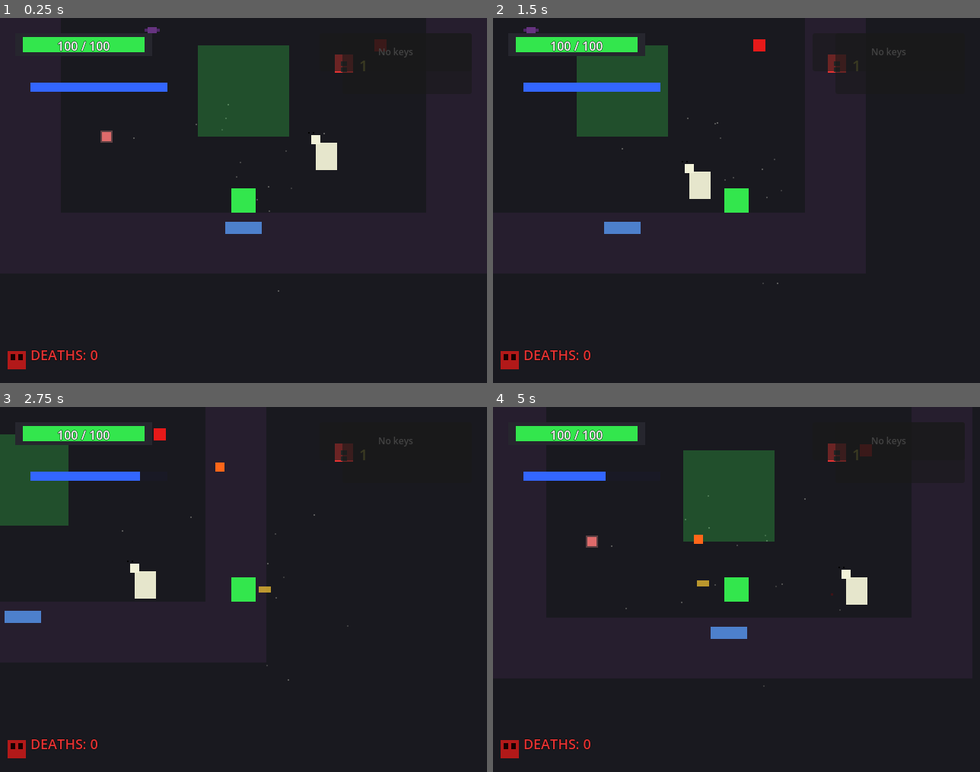
Above: before the commit, frames 1-4 (two rows, left to right).
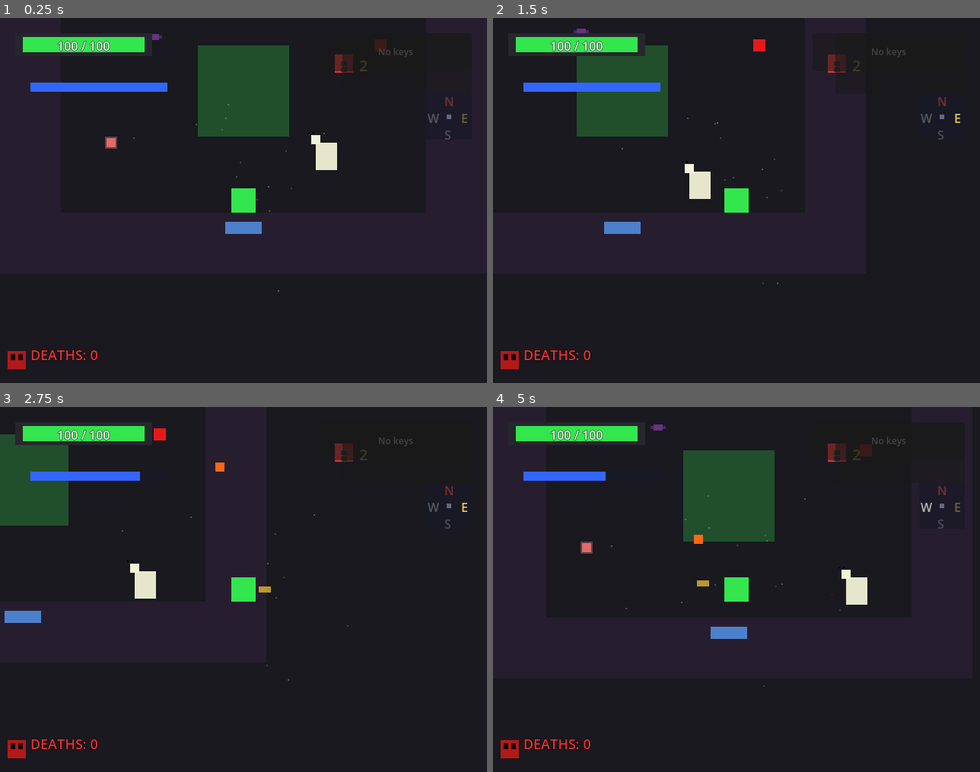
Above: after the commit, the same moments.

Repository: n8Develop/GODMACHINE
Game: Godot game, scene res://scenes/main.tscn
Same seed, same stepped clock (60 frames per second), same inputs: the game is played once before the commit and once after it.
Inputs (mouse positions are in pixels of both pictures, inside the frame that each line leads up to):
- Up to frame 1 (0.25 s): no input
- Up to frame 2 (1.5 s): move the mouse to (843, 182) at 0.52 s; hold D (move_right) 0.53-1.28 s; tap Space (attack) at 0.6, 1.35 s; move the mouse to (639, 218) at 1.27 s; hold S (move_down) from 1.28 s (still down)
- Up to frame 3 (2.75 s): move the mouse to (292, 509) at 2.02 s; release S (move_down) at 2.03 s; hold D (move_right) from 2.03 s (still down); tap Shift (cast_spell) at 2.1 s; tap Space (attack) at 2.3 s
- Up to frame 4 (5 s): move the mouse to (712, 662) at 2.77 s; release D (move_right) at 2.78 s; hold W (move_up) 2.78-3.53 s; tap Space (attack) at 2.85, 3.6, 4.55 s; move the mouse to (882, 644) at 3.52 s; hold A (move_left) from 3.53 s (still down); move the mouse to (590, 534) at 4.27 s; tap Shift (cast_spell) at 4.35 s

The runs differ from the first frame. In frame 1, 0.3% of the frame differs, in the area x 20-96%, y 2-36%; in frame 2, 0.2%; in frame 3, 0.1%; in frame 4, 0.3%.
Error before the commit: Parse Error: Cannot infer the type of "target" variable because the value doesn't have a set type. (res://scripts/enemy_bat.gd:85)

Commit message:
Cycle 172: inhabit hunger_whispers

Diff:
--- a/game/scripts/ambient_crow.gd
+++ b/game/scripts/ambient_crow.gd
@@ -63,7 +63,7 @@
 	add_child(player)
 
 func _physics_process(delta: float) -> void:
-	var player := get_tree().get_first_node_in_group("player") as Node2D
+	var player: Node2D = get_tree().get_first_node_in_group("player") as Node2D
 	if not player or not is_instance_valid(player):
 		return
 
--- a/game/scripts/enemy_bat.gd
+++ b/game/scripts/enemy_bat.gd
@@ -19,7 +19,7 @@
 @export var is_wraith: bool = false
 @export var wraith_trail_interval: float = 0.15
 
-@onready var health: HealthComponent = $HealthComponent
+@onready var health: Node = $HealthComponent
 
 var _swoop_timer: float = 0.0
 var _state: String = "patrol"
@@ -82,7 +82,7 @@
 		else:
 			_hover_time += delta
 			var hover_offset := Vector2(cos(_hover_time * 2.0), sin(_hover_time * 3.0)) * 20.0
-			var target := player.global_position + hover_offset + Vector2(0, -60)
+			var target: Vector2 = player.global_position + hover_offset + Vector2(0, -60)
 			var direction := global_position.direction_to(target)
 			velocity = direction * fly_speed
 
@@ -104,7 +104,7 @@
 
 	# Deal damage on contact
 	if distance <= 16.0:
-		var player_health := player.get_node_or_null("HealthComponent") as HealthComponent
+		var player_health := player.get_node_or_null("HealthComponent")
 		if player_health and player_health.can_take_damage():
 			player_health.take_damage(5)
 			_flash_contact()
@@ -142,7 +142,7 @@
 	_flash_timer += delta
 
 	if _charge_timer > 0.0:
-		var flash_rate := max(0.1, _charge_timer * 0.5)
+		var flash_rate: float = max(0.1, _charge_timer * 0.5)
 		if fmod(_flash_timer, flash_rate) < flash_rate * 0.5:
 			modulate = Color(1.5, 1.2, 0.8, 1.0)
 		else:
@@ -165,7 +165,7 @@
 		if body is Node2D:
 			var dist := global_position.distance_to(body.global_position)
 			if dist <= explode_radius:
-				var health_comp := body.get_node_or_null("HealthComponent") as HealthComponent
+				var health_comp := body.get_node_or_null("HealthComponent")
 				if health_comp:
 					health_comp.take_damage(explode_damage)
 
--- a/game/scripts/enemy_echo_shade.gd
+++ b/game/scripts/enemy_echo_shade.gd
@@ -22,7 +22,7 @@
 		health.died.connect(_on_died)
 
 func _physics_process(delta: float) -> void:
-	var player := get_tree().get_first_node_in_group("player") as Node2D
+	var player: Node2D = get_tree().get_first_node_in_group("player") as Node2D
 	if not player:
 		return
 
--- a/game/scripts/enemy_mimic.gd
+++ b/game/scripts/enemy_mimic.gd
@@ -10,7 +10,7 @@
 var _is_disguised: bool = true
 var _aggro: bool = false
 
-@onready var health: HealthComponent = $HealthComponent
+@onready var health: Node = $HealthComponent
 @onready var sprite: ColorRect = $Sprite
 
 func _ready() -> void:
@@ -25,7 +25,7 @@
 	if _chomp_timer > 0.0:
 		_chomp_timer -= delta
 
-	var player := get_tree().get_first_node_in_group("player") as Node2D
+	var player: Node2D = get_tree().get_first_node_in_group("player") as Node2D
 	if not player:
 		return
 
@@ -66,7 +66,7 @@
 	_play_reveal_sound()
 
 func _perform_chomp(player: Node2D) -> void:
-	var player_health := player.get_node_or_null("HealthComponent") as HealthComponent
+	var player_health := player.get_node_or_null("HealthComponent")
 	if player_health:
 		player_health.take_damage(chomp_damage)
 		_spawn_damage_number(player.global_position, chomp_damage)
--- a/game/scripts/enemy_skeleton_mage.gd
+++ b/game/scripts/enemy_skeleton_mage.gd
@@ -54,7 +54,7 @@
 	add_child(orb)
 
 func _physics_process(delta: float) -> void:
-	var player := get_tree().get_first_node_in_group("player") as Node2D
+	var player: Node2D = get_tree().get_first_node_in_group("player") as Node2D
 	if not player:
 		return
 
--- a/game/scripts/enemy_skeleton_warrior.gd
+++ b/game/scripts/enemy_skeleton_warrior.gd
@@ -36,7 +36,7 @@
 	add_child(shield)
 
 func _physics_process(delta: float) -> void:
-	var player := get_tree().get_first_node_in_group("player") as Node2D
+	var player: Node2D = get_tree().get_first_node_in_group("player") as Node2D
 	if not player or not is_instance_valid(player):
 		return
 
--- a/game/scripts/enemy_slime.gd
+++ b/game/scripts/enemy_slime.gd
@@ -8,7 +8,7 @@
 @export var poison_duration: float = 5.0
 @export var contact_damage: int = 5
 
-@onready var health: HealthComponent = $HealthComponent
+@onready var health: Node = $HealthComponent
 
 var _hop_timer: float = 0.0
 var _contact_area: Area2D
@@ -59,14 +59,14 @@
 	if not player.is_in_group("player"):
 		return
 
-	var player_health := player.get_node_or_null("HealthComponent") as HealthComponent
+	var player_health := player.get_node_or_null("HealthComponent")
 	if not player_health:
 		return
 
 	player_health.take_damage(contact_damage)
 
 	if is_poisonous:
-		var status := player.get_node_or_null("StatusEffectComponent") as StatusEffectComponent
+		var status := player.get_node_or_null("StatusEffectComponent")
 		if status:
 			status.apply_effect("poison", poison_duration, poison_damage, 1.0)
 			_spawn_poison_text(player.global_position)
--- a/game/scripts/hazard_living_wall.gd
+++ b/game/scripts/hazard_living_wall.gd
@@ -72,7 +72,7 @@
 		_eye_glow.modulate.a = 0.4 + (pulse * 0.4)
 
 	# Check for nearby player
-	var player := get_tree().get_first_node_in_group("player") as Node2D
+	var player: Node2D = get_tree().get_first_node_in_group("player") as Node2D
 	if not player or not is_instance_valid(player):
 		return
 
--- /dev/null
+++ b/game/scripts/hunger_whisper.gd
@@ -0,0 +1,69 @@
+extends Node
+class_name HungerWhisper
+
+## The dungeon whispers when the mortal starves — subtle text warnings that grow more desperate
+
+@export var whisper_interval: float = 15.0  # How often to check/whisper
+@export var hunger_threshold: float = 30.0  # Seconds without healing triggers hunger
+
+var _time_since_heal: float = 0.0
+var _whisper_timer: float = 0.0
+var _last_whisper_level: int = 0
+
+const WHISPERS := [
+	"You feel weak.",
+	"Hunger gnaws.",
+	"Your vision blurs.",
+	"Flesh demands sustenance.",
+	"The void beckons."
+]
+
+func _ready() -> void:
+	var main := get_tree().current_scene
+	if main:
+		var memory := main.get_node_or_null("DungeonMemory")
+		if memory:
+			memory.memory_updated.connect(_on_memory_updated)
+
+func _process(delta: float) -> void:
+	_time_since_heal += delta
+	_whisper_timer += delta
+
+	if _whisper_timer >= whisper_interval:
+		_whisper_timer = 0.0
+		_check_hunger()
+
+func _check_hunger() -> void:
+	if _time_since_heal < hunger_threshold:
+		_last_whisper_level = 0
+		return
+
+	var hunger_level := int((_time_since_heal - hunger_threshold) / 20.0)
+	hunger_level = clamp(hunger_level, 0, WHISPERS.size() - 1)
+
+	if hunger_level > _last_whisper_level:
+		_spawn_whisper(WHISPERS[hunger_level])
+		_last_whisper_level = hunger_level
+
+func _spawn_whisper(text: String) -> void:
+	var label := Label.new()
+	label.text = text
+	label.add_theme_color_override(&"font_color", Color(0.6, 0.3, 0.3, 1.0))
+	label.add_theme_color_override(&"font_outline_color", Color(0.0, 0.0, 0.0, 1.0))
+	label.add_theme_constant_override(&"outline_size", 2)
+	label.add_theme_font_size_override(&"font_size", 16)
+	label.horizontal_alignment = HORIZONTAL_ALIGNMENT_CENTER
+	label.position = Vector2(220, 360)
+	label.z_index = 100
+	get_tree().current_scene.add_child(label)
+
+	var tween := create_tween()
+	tween.set_parallel(true)
+	tween.tween_property(label, "position:y", 340.0, 2.0)
+	tween.tween_property(label, "modulate:a", 0.0, 2.0)
+	tween.finished.connect(label.queue_free)
+
+func _on_memory_updated(key: String, _value: Variant) -> void:
+	if key == "healing":
+		_time_since_heal = 0.0
+		_last_whisper_level = 0
--- a/game/scripts/loot_chest.gd
+++ b/game/scripts/loot_chest.gd
@@ -13,7 +13,7 @@
 
 	# Create memory echo if loot was recently opened
 	var main := get_tree().current_scene
-	var memory := main.get_node_or_null("DungeonMemory") as DungeonMemory
+	var memory := main.get_node_or_null("DungeonMemory")
 	if memory and memory.get_meta("chests_opened", 0) > 0:
 		_create_echo_visual()
 
@@ -71,7 +71,7 @@
 
 	# Record chest opened
 	var main := get_tree().current_scene
-	var memory := main.get_node_or_null("DungeonMemory") as DungeonMemory
+	var memory := main.get_node_or_null("DungeonMemory")
 	if memory:
 		var count := memory.get_meta("chests_opened", 0)
 		memory.set_meta("chests_opened", count + 1)
--- a/game/scripts/main.gd
+++ b/game/scripts/main.gd
@@ -1,18 +1,28 @@
 extends Node2D
 
-var dungeon_memory: DungeonMemory
-var ambient_soundscape: AmbientSoundscape
+var _DungeonMemoryScript = preload("res://scripts/dungeon_memory.gd")
+var _AmbientSoundscapeScript = preload("res://scripts/ambient_soundscape.gd")
+var _HungerWhisperScript = preload("res://scripts/hunger_whisper.gd")
+
+var dungeon_memory: Node
+var ambient_soundscape: Node
+var hunger_whisper: Node
 
 func _ready() -> void:
 	# Create dungeon memory singleton
-	dungeon_memory = DungeonMemory.new()
+	dungeon_memory = _DungeonMemoryScript.new()
 	dungeon_memory.name = "DungeonMemory"
 	add_child(dungeon_memory)
 
 	# Create ambient soundscape
-	ambient_soundscape = AmbientSoundscape.new()
+	ambient_soundscape = _AmbientSoundscapeScript.new()
 	ambient_soundscape.name = "AmbientSoundscape"
 	add_child(ambient_soundscape)
+
+	# Create hunger whisper system
+	hunger_whisper = _HungerWhisperScript.new()
+	hunger_whisper.name = "HungerWhisper"
+	add_child(hunger_whisper)
 
 	# Connect to room for initial entry recording
 	var current_room := get_node_or_null("CurrentRoom")
--- a/game/scripts/pickup_health.gd
+++ b/game/scripts/pickup_health.gd
@@ -41,7 +41,7 @@
 
 	# Create memory echo if dungeon remembers healing
 	var main := get_tree().current_scene
-	var memory := main.get_node_or_null("DungeonMemory") as DungeonMemory
+	var memory := main.get_node_or_null("DungeonMemory")
 	if memory and memory.get_adaptive_heal_chance() > 0.5:
 		_create_echo_visual()
 
@@ -115,17 +115,16 @@
 		_shrine_timer = shrine_cooldown
 		_play_shrine_sound()
 
-	var health := body.get_node_or_null("HealthComponent") as HealthComponent
+	var health := body.get_node_or_null("HealthComponent")
 	if health:
-		var actual_heal := health.heal(heal_amount)
-		if actual_heal > 0:
-			_spawn_heal_text(body.global_position, actual_heal)
+		health.heal(heal_amount)
+		_spawn_heal_text(body.global_position, heal_amount)
 
-			# Record healing in memory
-			var main := get_tree().current_scene
-			var memory := main.get_node_or_null("DungeonMemory") as DungeonMemory
-			if memory:
-				memory.record_healing(actual_heal)
+		# Record healing in memory
+		var main := get_tree().current_scene
+		var memory := main.get_node_or_null("DungeonMemory")
+		if memory:
+			memory.record_healing(heal_amount)
 
 	if not is_shrine:
 		# Spawn collection particles for non-shrine pickups
--- a/game/scripts/player.gd
+++ b/game/scripts/player.gd
@@ -9,8 +9,8 @@
 @export var fireball_speed: float = 300.0
 @export var teleport_cooldown: float = 3.0
 
-@onready var health: HealthComponent = $HealthComponent
-@onready var mana: ManaComponent = $ManaComponent
+@onready var health: Node = $HealthComponent
+@onready var mana: Node = $ManaComponent
 @onready var attack_indicator: ColorRect = $AttackIndicator
 @onready var cooldown_bar: ColorRect = $CooldownBar
 
@@ -172,7 +172,7 @@
 		if enemy is Node2D:
 			var distance := global_position.distance_to(enemy.global_position)
 			if distance <= attack_range:
-				var enemy_health := enemy.get_node_or_null("HealthComponent") as HealthComponent
+				var enemy_health := enemy.get_node_or_null("HealthComponent")
 				if enemy_health:
 					enemy_health.take_damage(attack_damage)
 					_spawn_damage_number(enemy.global_position, attack_damage)
--- a/game/scripts/status_effect_component.gd
+++ b/game/scripts/status_effect_component.gd
@@ -92,7 +92,7 @@
 	if not parent:
 		return
 
-	var health_comp := parent.get_node_or_null("HealthComponent") as HealthComponent
+	var health_comp := parent.get_node_or_null("HealthComponent")
 	if not health_comp:
 		return
 
--- a/game/scripts/trap_spike.gd
+++ b/game/scripts/trap_spike.gd
@@ -70,7 +70,7 @@
 
 func _damage_body(body: Node2D) -> void:
 	if body.is_in_group("player"):
-		var health := body.get_node_or_null("HealthComponent") as HealthComponent
+		var health := body.get_node_or_null("HealthComponent")
 		if health:
 			health.take_damage(damage)
 			print("GODMACHINE: Spike trap triggered — ", damage, " damage inflicted")
--- a/game/scripts/ui_compass.gd
+++ b/game/scripts/ui_compass.gd
@@ -49,11 +49,11 @@
 	_compass_center.add_child(marker)
 
 func _process(_delta: float) -> void:
-	var player := get_tree().get_first_node_in_group("player") as Node2D
+	var player: Node2D = get_tree().get_first_node_in_group("player") as Node2D
 	if not player:
 		return
 
-	var velocity := player.velocity if player.has_method("get") else Vector2.ZERO
+	var velocity: Vector2 = player.velocity if player.has_method("get") else Vector2.ZERO
 
 	# Only update if velocity changed significantly
 	if velocity.length() > 10.0:
--- a/game/scripts/ui_danger_pulse.gd
+++ b/game/scripts/ui_danger_pulse.gd
@@ -19,7 +19,7 @@
 	add_child(_overlay)
 
 func _process(delta: float) -> void:
-	var player := get_tree().get_first_node_in_group("player") as Node2D
+	var player: Node2D = get_tree().get_first_node_in_group("player") as Node2D
 	if not player:
 		_overlay.modulate.a = 0.0
 		return
--- a/game/scripts/ui_death_counter.gd
+++ b/game/scripts/ui_death_counter.gd
@@ -26,7 +26,7 @@
 	await get_tree().process_frame
 	var player := get_tree().get_first_node_in_group("player")
 	if player:
-		var health := player.get_node_or_null("HealthComponent") as HealthComponent
+		var health := player.get_node_or_null("HealthComponent")
 		if health:
 			health.died.connect(_on_player_died)
 
--- a/game/scripts/ui_game_over.gd
+++ b/game/scripts/ui_game_over.gd
@@ -10,7 +10,7 @@
 
 	var player := get_tree().get_first_node_in_group("player")
 	if player:
-		var health := player.get_node_or_null("HealthComponent") as HealthComponent
+		var health := player.get_node_or_null("HealthComponent")
 		if health:
 			# Only connect if player is actually dead
 			if health.current_health <= 0:
--- a/game/scripts/ui_minimap.gd
+++ b/game/scripts/ui_minimap.gd
@@ -31,7 +31,7 @@
 	_update_display()
 
 func _update_display() -> void:
-	var player := get_tree().get_first_node_in_group("player") as Node2D
+	var player: Node2D = get_tree().get_first_node_in_group("player") as Node2D
 	if not player:
 		return
 
@@ -49,7 +49,7 @@
 
 	for rid in _visited_rooms.keys():
 		var room_type: String = _visited_rooms[rid]
-		var is_current := (current_room.get_meta("room_id", "") == rid)
+		var is_current: bool = (current_room.get_meta("room_id", "") == rid)
 		var icon := _create_room_icon(room_type, is_current)
 		_grid_container.add_child(icon)
 
--- a/game/scripts/ui_status_effects.gd
+++ b/game/scripts/ui_status_effects.gd
@@ -53,7 +53,7 @@
 				# Pulse effect when low duration
 				var icon: ColorRect = _active_effects[effect_name].icon
 				if _active_effects[effect_name].timer < 2.0:
-					var pulse := abs(sin(Time.get_ticks_msec() * 0.008))
+					var pulse: float = abs(sin(Time.get_ticks_msec() * 0.008))
 					icon.modulate.a = 0.5 + (pulse * 0.5)
 				else:
 					icon.modulate.a = 1.0
Not shown, changed: lore/cycle_archive.xml
Not shown, changed: lore/cycle_log.xml
Not shown, changed: lore/learnings.md
Not shown, changed: lore/world_state.xml
